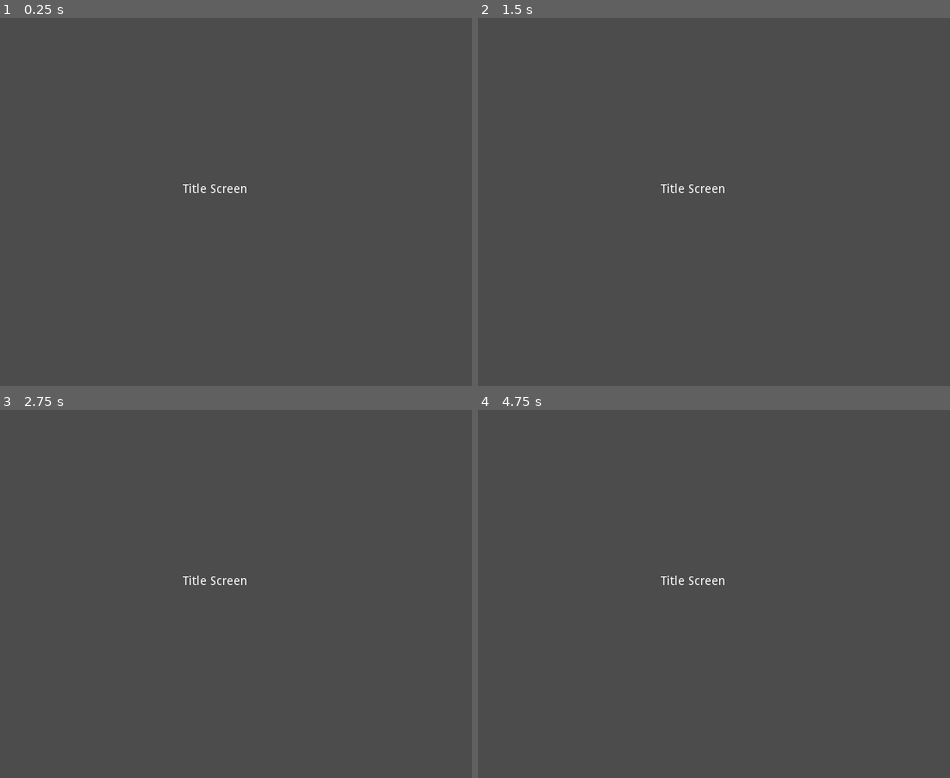
Above: before the commit, frames 1-4 (two rows, left to right).
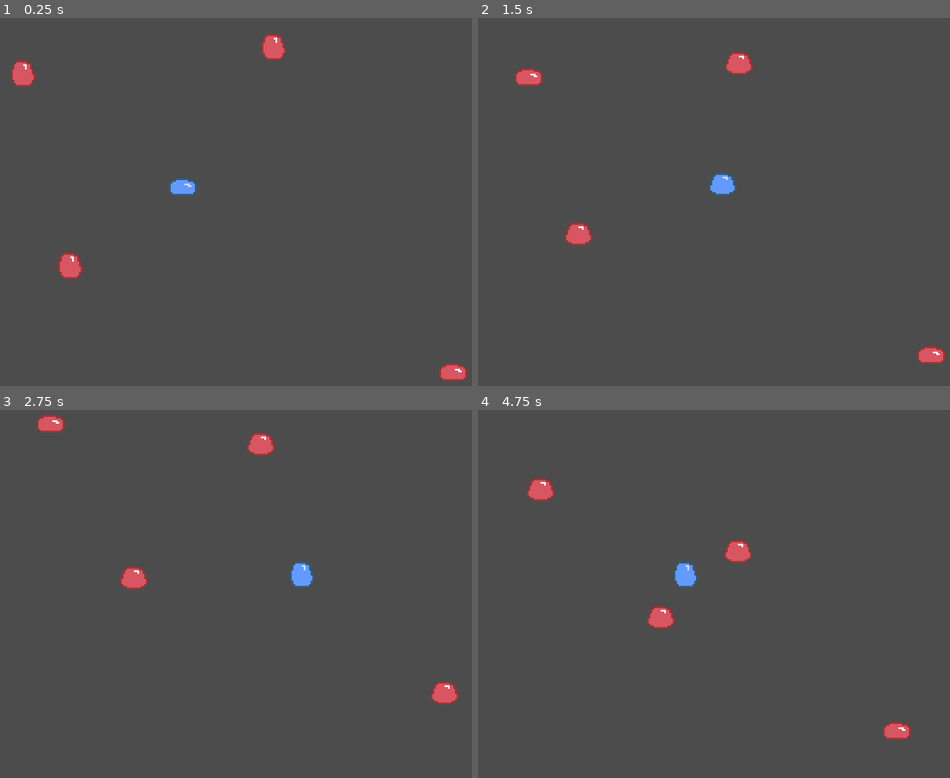
Above: after the commit, the same moments.

Repository: svntax/LD42-ROOS
Game: Godot game, scene res://Scenes/gameplay.tscn
Two runs of this game, one before a commit and one after it. Both use one fixed random seed, a clock stepped at 60 frames per second and the inputs below. Before the commit the project starts from res://Scenes/main_menu.tscn.
Inputs:
- Up to frame 1 (0.25 s): no input
- Up to frame 2 (1.5 s): hold Right (MOVE_RIGHT) 0.53-1.28 s; hold S (MOVE_DOWN) from 1.28 s (still down)
- Up to frame 3 (2.75 s): release S (MOVE_DOWN) at 2.03 s; hold Right (MOVE_RIGHT) from 2.03 s (still down)
- Up to frame 4 (4.75 s): release Right (MOVE_RIGHT) at 2.78 s; hold W (MOVE_UP) 2.78-3.53 s; hold A (MOVE_LEFT) from 3.53 s (still down)

The runs differ from the first frame. In frame 1, 1.4% of the frame differs, in the area x 2-99%, y 4-99%; in frame 2, 1.4%; in frame 3, 1.5%, in the area x 7-98%, y 1-80%; in frame 4, 1.5%.

Commit message:
Add enemy node and WIP damage + game over

Diff:
--- /dev/null
+++ b/Scenes/enemy.tscn
@@ -0,0 +1,74 @@
+[gd_scene load_steps=8 format=2]
+
+[ext_resource path="res://Scripts/enemy_controls.gd" type="Script" id=1]
+[ext_resource path="res://Sprites/red_slime01.png" type="Texture" id=2]
+[ext_resource path="res://Sprites/red_slime02.png" type="Texture" id=3]
+[ext_resource path="res://Sprites/red_slime03.png" type="Texture" id=4]
+
+[sub_resource type="CircleShape2D" id=1]
+
+custom_solver_bias = 0.0
+radius = 16.0
+
+[sub_resource type="SpriteFrames" id=2]
+
+animations = [ {
+"frames": [ ExtResource( 2 ), ExtResource( 3 ), ExtResource( 4 ) ],
+"loop": true,
+"name": "default",
+"speed": 5.0
+} ]
+
+[sub_resource type="Animation" id=3]
+
+resource_name = "movingAnim"
+length = 0.4
+loop = true
+step = 0.1
+tracks/0/type = "value"
+tracks/0/path = NodePath("AnimatedSprite:frame")
+tracks/0/interp = 1
+tracks/0/loop_wrap = true
+tracks/0/imported = false
+tracks/0/enabled = true
+tracks/0/keys = {
+"times": PoolRealArray( 0, 0.1, 0.2, 0.3 ),
+"transitions": PoolRealArray( 1, 1, 1, 1 ),
+"update": 1,
+"values": [ 0, 1, 2, 1 ]
+}
+
+[node name="EnemyRoot" type="Node2D"]
+
+[node name="EnemyKinematicBody" type="KinematicBody2D" parent="." index="0" groups=[
+"enemies",
+]]
+
+input_pickable = false
+collision_layer = 9
+collision_mask = 3
+collision/safe_margin = 0.08
+script = ExtResource( 1 )
+_sections_unfolded = [ "Angular", "Collision", "Linear" ]
+
+[node name="CollisionShape2D" type="CollisionShape2D" parent="EnemyKinematicBody" index="0"]
+
+shape = SubResource( 1 )
+
+[node name="AnimatedSprite" type="AnimatedSprite" parent="EnemyKinematicBody" index="1"]
+
+scale = Vector2( 2, 2 )
+frames = SubResource( 2 )
+animation = "default"
+frame = 2
+_sections_unfolded = [ "Transform" ]
+
+[node name="AnimationPlayer" type="AnimationPlayer" parent="EnemyKinematicBody" index="2"]
+
+root_node = NodePath("..")
+autoplay = ""
+playback_process_mode = 1
+playback_default_blend_time = 0.0
+playback_speed = 1.0
+anims/movingAnim = SubResource( 3 )
+blend_times = [  ]
--- a/Scenes/gameplay.tscn
+++ b/Scenes/gameplay.tscn
@@ -1,6 +1,7 @@
-[gd_scene load_steps=2 format=2]
+[gd_scene load_steps=3 format=2]
 
 [ext_resource path="res://Scenes/player.tscn" type="PackedScene" id=1]
+[ext_resource path="res://Scenes/enemy.tscn" type="PackedScene" id=2]
 
 [node name="Game" type="Node2D"]
 
@@ -10,3 +11,19 @@
 
 position = Vector2( 400, 300 )
 _sections_unfolded = [ "Transform" ]
+
+[node name="EnemyRoot" parent="." index="1" instance=ExtResource( 2 )]
+
+position = Vector2( 207.488, 168.2 )
+
+[node name="EnemyRoot2" parent="." index="2" instance=ExtResource( 2 )]
+
+position = Vector2( 510.739, 135.051 )
+
+[node name="EnemyRoot3" parent="." index="3" instance=ExtResource( 2 )]
+
+position = Vector2( 714.544, 515.65 )
+
+[node name="EnemyRoot4" parent="." index="4" instance=ExtResource( 2 )]
+
+position = Vector2( 262.736, 401.47 )
--- a/Scenes/player.tscn
+++ b/Scenes/player.tscn
@@ -28,7 +28,7 @@
 [sub_resource type="Animation" id=4]
 
 resource_name = "movingAnim"
-length = 0.5
+length = 0.4
 loop = true
 step = 0.1
 tracks/0/type = "value"
--- /dev/null
+++ b/Scripts/enemy_controls.gd
@@ -0,0 +1,30 @@
+extends KinematicBody2D
+
+var playerRootNode
+
+var AGGRO_RANGE = 256
+var moveSpeed = 32
+var animationSpeed = 1
+
+var animationPlayer
+var movingSprite
+
+func _ready():
+    playerRootNode = get_tree().get_nodes_in_group("players")[0]
+    animationPlayer = find_node("AnimationPlayer")
+    movingSprite = find_node("AnimatedSprite")
+
+func _process(delta):
+    pass
+
+func _physics_process(delta):
+    var playerPos = playerRootNode.find_node("PlayerKinematicBody").global_position
+    var myPos = self.global_position;
+    var dist = playerPos - myPos
+    if dist.length() < AGGRO_RANGE:
+        self.move_and_slide(dist.normalized() * 32)
+        if(not animationPlayer.is_playing()):
+            animationPlayer.play("movingAnim", 1, animationSpeed, false)
+    else:
+        animationPlayer.stop(true)
+        movingSprite.set_frame(0)
--- a/Scripts/player_controls.gd
+++ b/Scripts/player_controls.gd
@@ -1,7 +1,7 @@
 extends KinematicBody2D
 
 export (int) var WALK_SPEED = 96
-var animationSpeed = 1.5
+var animationSpeed = 1.4
 
 var walkVel = Vector2()
 
@@ -62,6 +62,7 @@
 
 func damagePlayer():
     health -= 1
+    print("Player hurt")
     if(health <= 0):
         find_node("DamageTimer").stop()
-        #TODO game over
+        print("Game over")
--- a/project.godot
+++ b/project.godot
@@ -11,7 +11,7 @@
 [application]
 
 config/name="LD42Project"
-run/main_scene="res://Scenes/main_menu.tscn"
+run/main_scene="res://Scenes/gameplay.tscn"
 config/icon="res://icon.png"
 
 [display]
Binary file added: Sprites/red_slime01.png
Not shown, added: Sprites/red_slime01.png.import
Binary file added: Sprites/red_slime02.png
Not shown, added: Sprites/red_slime02.png.import
Binary file added: Sprites/red_slime03.png
Not shown, added: Sprites/red_slime03.png.import
